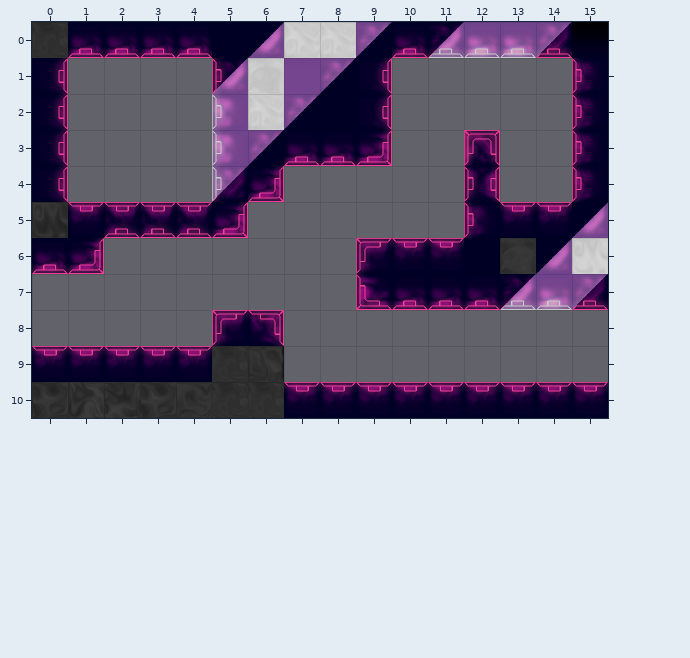
Tiled map (JSON): assets/tilemaps/redEyebot.json. The first picture shows the starting point.
Cells are 64x64 px. Shown: x 0..15, y 0..10. Tiles whose own drawing changed are shown in their newer look in all pictures.
The same view after the edit:
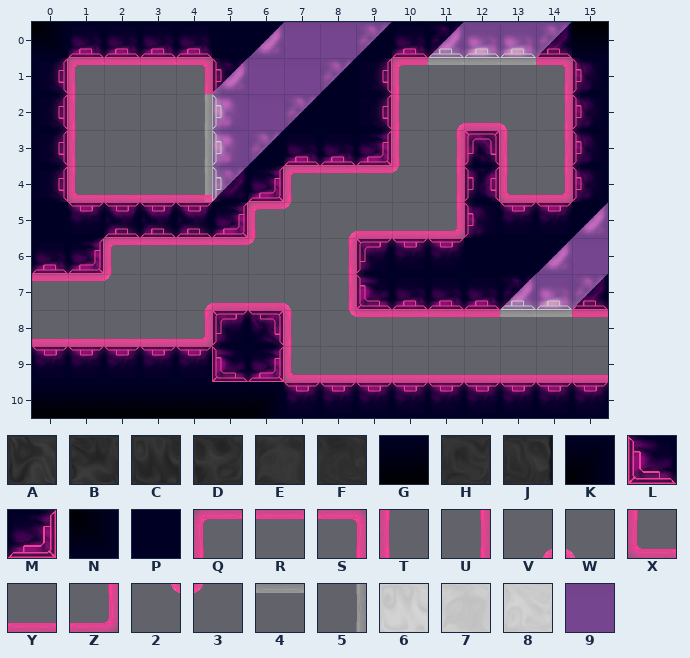
Key: from "black_tiles": A 0, B 2, C 3, D 4, E 5, F 6, G 19, H 20, J 24, K 27, L 29, M 31, N 34, P 40; from "glow_purple": Q 3, R 4, S 5, T 9, U 11, V 12, W 13, X 15, Y 16, Z 17, 2 18, 3 19; from "glow_white": 4 4, 5 11; from "white_tiles": 6 3, 7 5, 8 13, 9 41.
_ is an empty cell, . an unchanged one.
Tiles of an added or newly shown layer are drawn over the layers below it.
Change:
--- layer "back2Tile" (added)
@@ x 4..13 @@
- 1 .......___
- 2 _.........
- 3 _.........
- 4 _.........
+ 1 .......444
+ 2 5.........
+ 3 5.........
+ 4 5.........
@@ x 13..14 @@
- 8 __
+ 8 44
--- layer "backTile" (now shown)
@@ x 0..15 @@
- 1 .____....._..._.
- 2 ._........_____.
- 3 ._........__.__.
- 4 .____.._____.__.
- 5 ......______....
- 6 .._____._.......
- 7 ___._____.......
- 8 _____..______.._
- 9 ......._________
+ 1 .QRRS.....Q...S.
+ 2 .T........TVYWU.
+ 3 .T........TU.TU.
+ 4 .XYYY..QRR3U.XZ.
+ 5 ......Q3VYYZ....
+ 6 ..QRRR3.U.......
+ 7 RR3.VYYWU.......
+ 8 YYYYZ..T2RRRR..R
+ 9 .......XYYYYYYYY
--- layer "tile"
@@ x 0..8 @@
- 0 F......88
- 1 ......7..
- 2 ......8..
+ 0 N......99
+ 1 ......9..
+ 2 ......9..
@@ x 0..15 @@
- 5 C...............
- 6 .............E.6
+ 5 P...............
+ 6 .............P.9
@@ x 0..6 @@
- 9 .....FJ
-10 DABDHFF
+ 9 .....LM
+10 GGGGGGK
Boxes around the changes in both pictures, in picture pixels (x1, y1, x2, y2):
changed: (32, 22, 608, 418)
